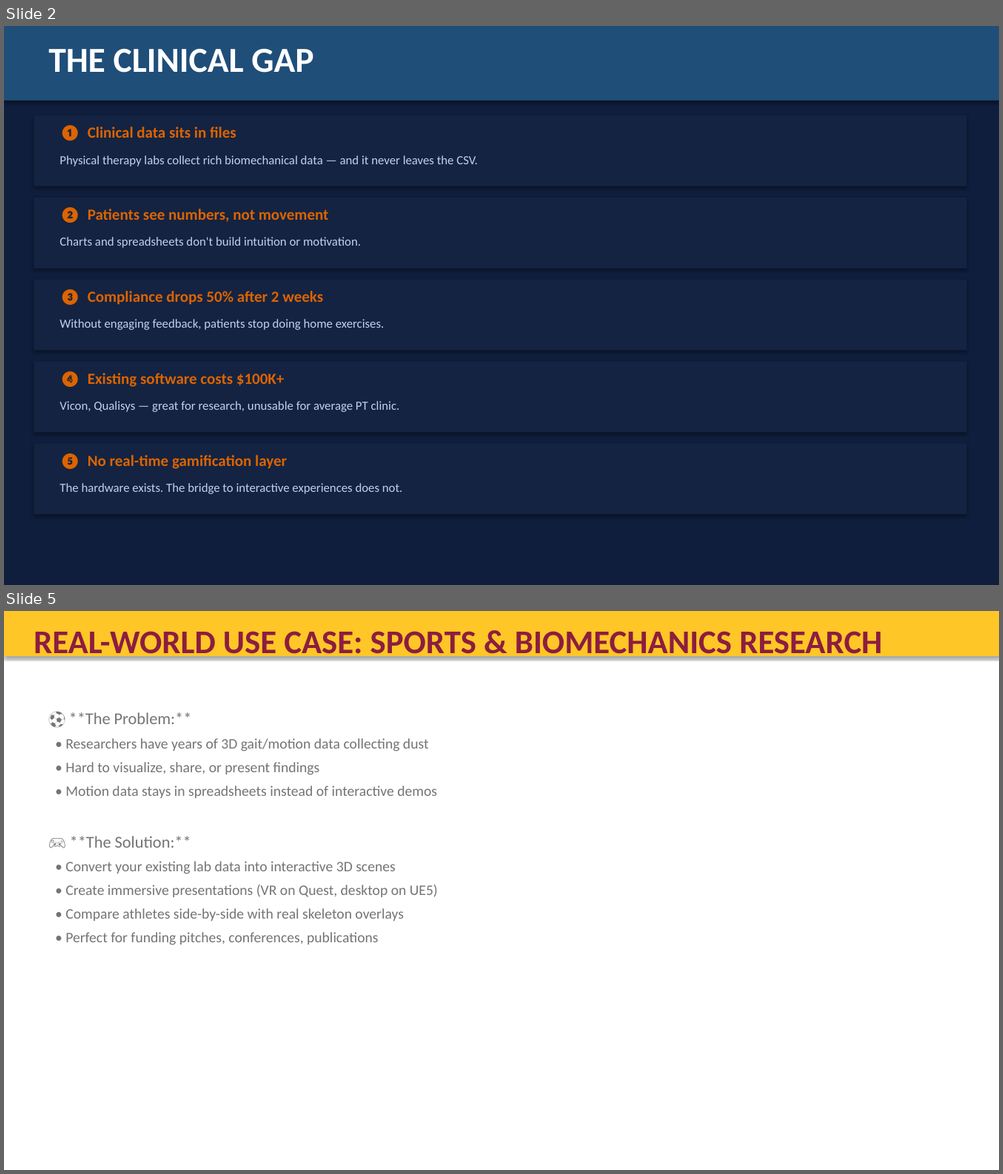
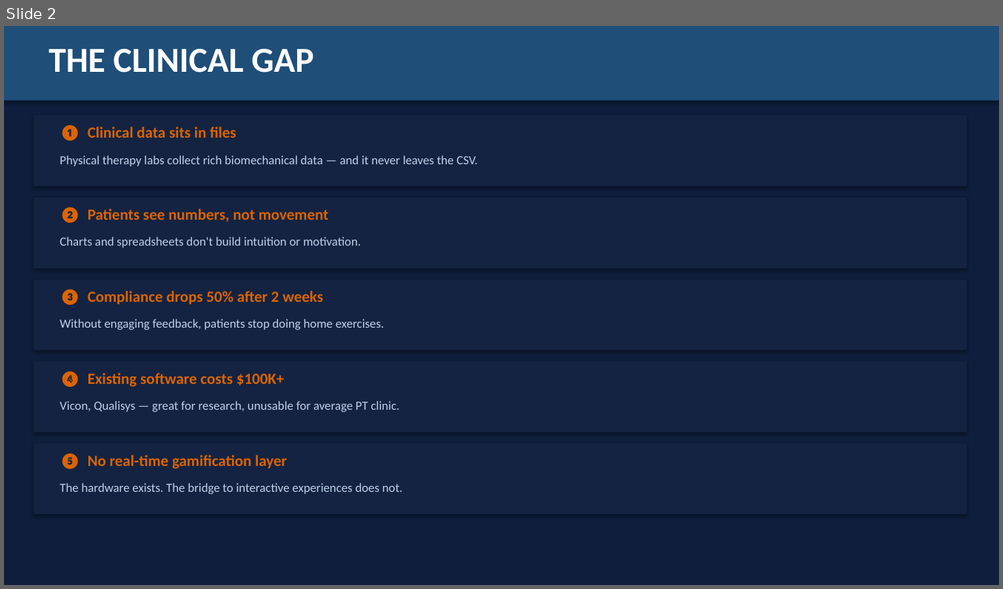
Before and after one commit to BetterCodeGoblin/portfolio, a slide deck: C3D-FBX-ASU-Presentation.pptx. Shown one above the other, each under a label of ours: slides 2 and 5 before the commit, slide 2 after it; the slides between them are not shown. The pictures are 1003x1174 and 1003x589 pixels, drawn with LibreOffice and Linux fonts; fonts in the diff are those of the drawing. Boxes give left, top, right and bottom in pixels: in the first picture for what was removed or moved away, otherwise in the second. Text is boxed around its words. In the diff, an @@ line names an element or a change of style, - is before the commit and + after.

Commit message:
Fix use-case slides: match deck color scheme (navy/teal/orange), 13 slides total

```diff
--- a/C3D-FBX-ASU-Presentation.pptx
+++ b/C3D-FBX-ASU-Presentation.pptx
@@ slide 5 removed at (4, 611, 999, 1170), background #FFFFFF @@
@@ rectangle removed at (4, 611, 999, 655) @@
@@ text removed at (34, 631, 882, 662) @@
-REAL-WORLD USE CASE: SPORTS & BIOMECHANICS RESEARCH
@@ text removed at (65, 712, 438, 945) @@
-⚽ **The Problem:**
-• Researchers have years of 3D gait/motion data collecting dust
-• Hard to visualize, share, or present findings
-• Motion data stays in spreadsheets instead of interactive demos
-🎮 **The Solution:**
-• Convert your existing lab data into interactive 3D scenes
-• Create immersive presentations (VR on Quest, desktop on UE5)
-• Compare athletes side-by-side with real skeleton overlays
-• Perfect for funding pitches, conferences, publications
```
Also in this commit, not shown: 1 slide changed, 1 slide added, 1 other slide removed.
